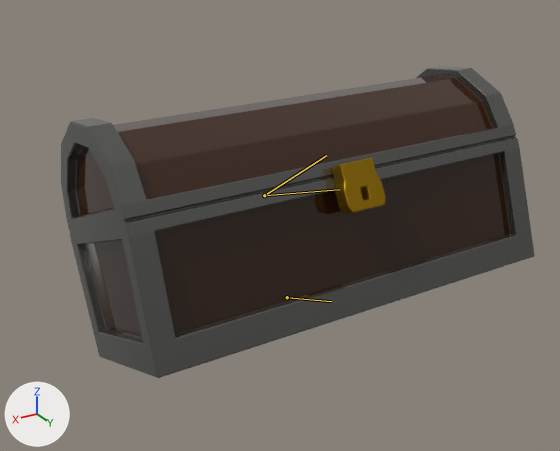
The Blender file obj_Chest_Justin_03.blend as it was, and as the next commit left it.
Rendered twice from a camera (50 mm lens) standing at (4.21, 5.79, 4.79) and looking at (0.09, -1.09, 1.35). Arrows for +X, +Y and +Z are at lower left; the lights stay in place. The older version comes first. Both versions are drawn at frame 36 of the action 'ArmatureAction'; the numbers are the values there. The bones that bend it are drawn over the model as lines.

Names of what the first picture shows: 'Body', 'Lid'.
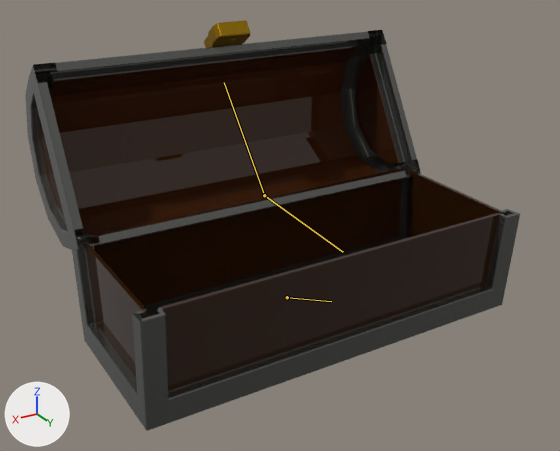
Changed parts and their boxes (x1, y1, x2, y2) in the pictures (560 x 451 px):
'Body', posed (16% taller)
    before: (72, 148, 535, 378)
    after: (72, 164, 520, 431)
'Lid', posed (14% narrower, 28% taller)
    before: (61, 66, 520, 245)
    after: (25, 20, 421, 250)
bone 'Bottombone', root to tip
    before: (264, 195) to (339, 189)
    after: (264, 195) to (343, 252)
bone 'Topbone', root to tip
    before: (264, 195) to (326, 155)
    after: (264, 195) to (224, 82)

The edits, one by one:
Bone 'Bottombone' (bone_bottombone) turns from (0, 0, 0) to (-24, 0, 0) degrees about its own x, y and z.
Bone 'Topbone' (bone_topbone) turns from (0, 0, 0) to (96, 0, 0) degrees about its own x, y and z.
